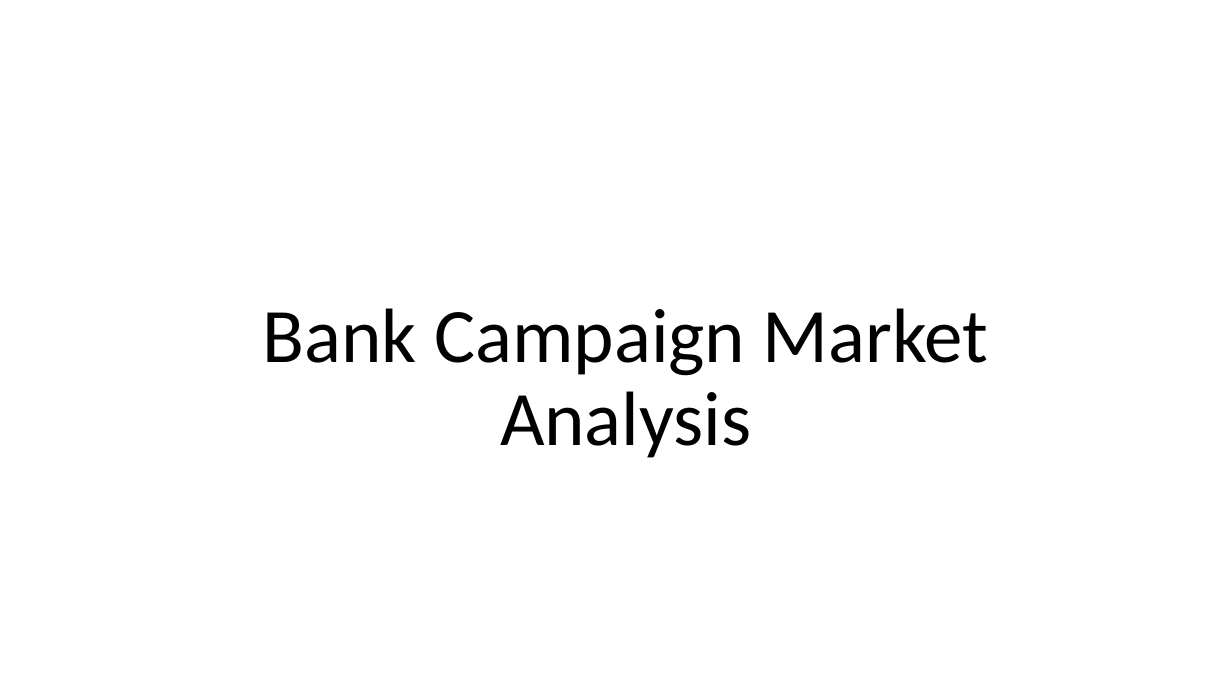
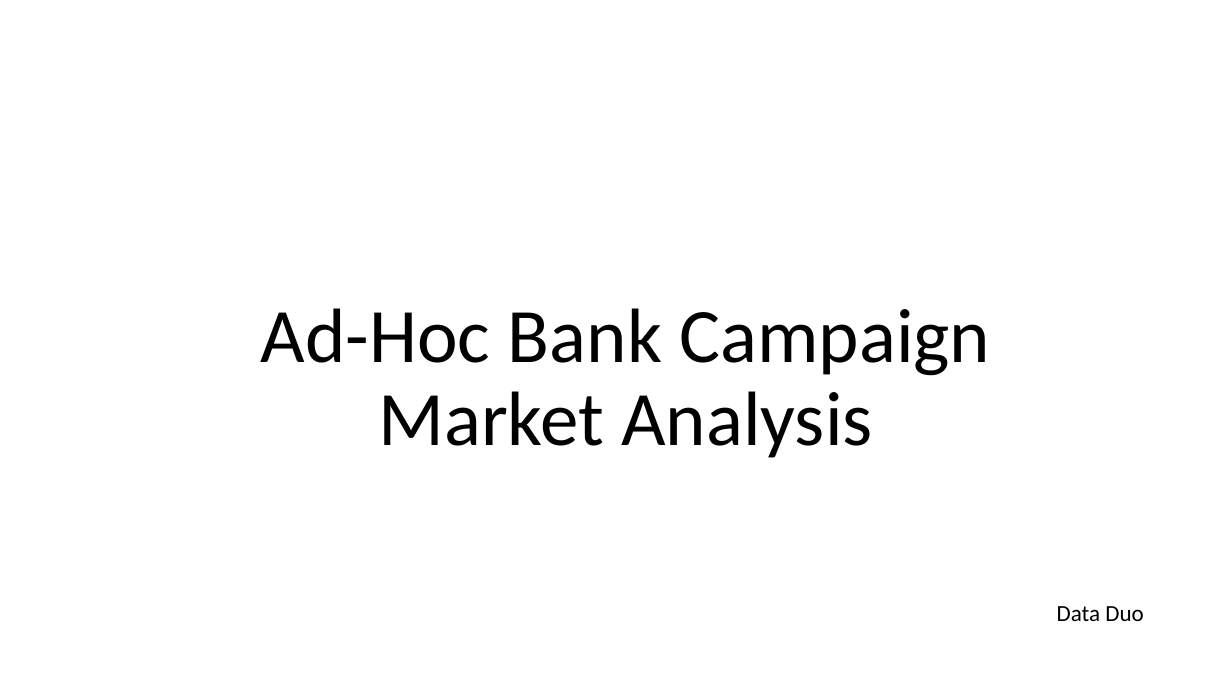
Before and after one commit to Ayushimalaviya/Bank-Marketing-Campaign-Analysis, a slide deck: slide 1 of EDA Presentation and proposed modeling technique.pptx. Drawn at 1232x693 pixels with LibreOffice and Linux fonts; fonts in the diff are those of the drawing. Boxes give left, top, right and bottom in pixels: in the first picture for what was removed or moved away, otherwise in the second. Text is boxed around its words. In the diff, an @@ line names an element or a change of style, - is before the commit and + after.

Commit message:
week 11

```diff
--- a/EDA Presentation and proposed modeling technique.pptx
+++ b/EDA Presentation and proposed modeling technique.pptx
@@ title at box(261, 308, 990, 458): text changed @@
-Bank Campaign Market Analysis
+Ad-Hoc Bank Campaign Market Analysis
@@ text added at box(1057, 606, 1143, 621), 18 pt, text #000000 @@
+Data Duo
```
